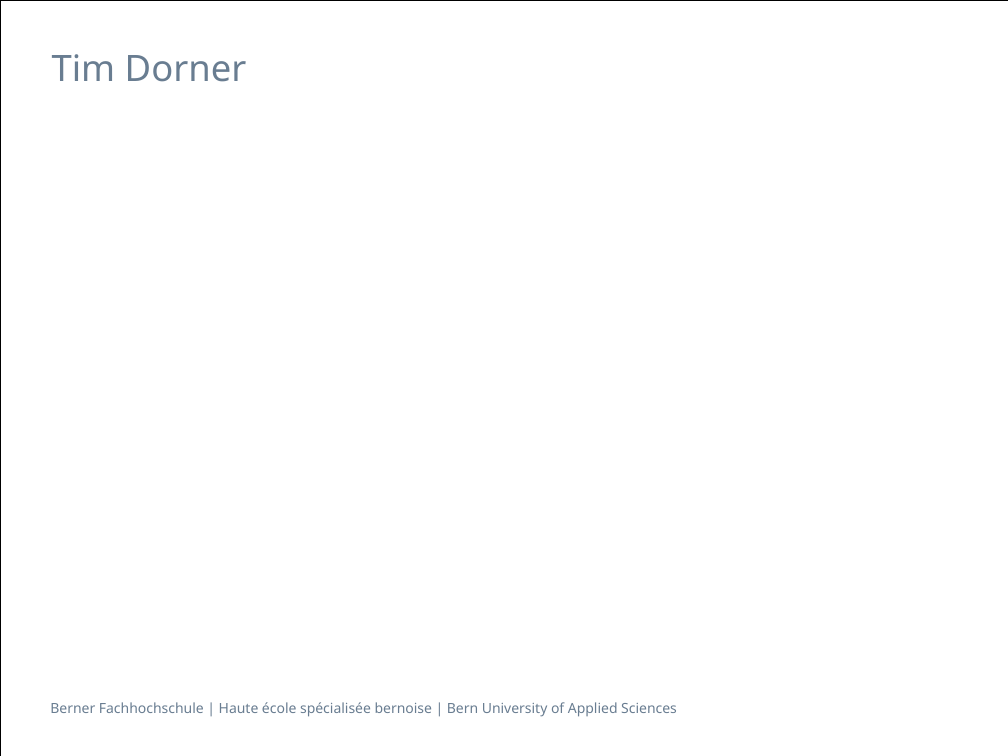
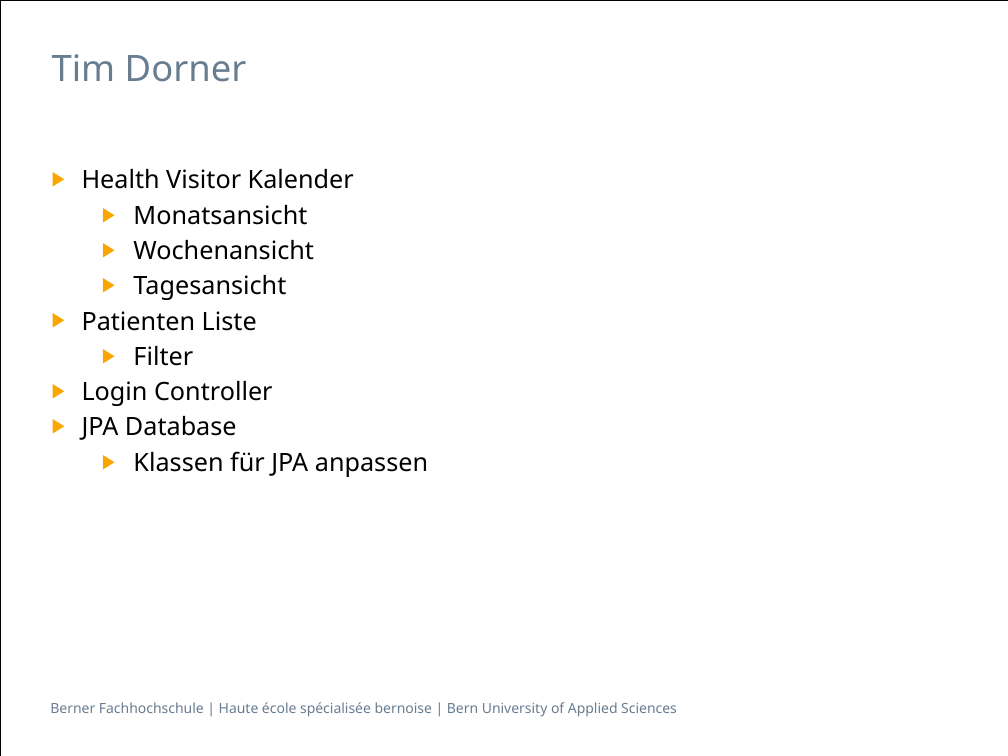
Before and after one commit to isels1/ch.bfh.btx8081.w2015.blue, a slide deck: slide 7 of doc/task14/Task14.pptx. Drawn at 1008x756 pixels with LibreOffice and Linux fonts; fonts in the diff are those of the drawing. Boxes give left, top, right and bottom in pixels: in the first picture for what was removed or moved away, otherwise in the second. Text is boxed around its words. In the diff, an @@ line names an element or a change of style, - is before the commit and + after.

```diff
--- a/doc/task14/Task14.pptx
+++ b/doc/task14/Task14.pptx
@@ text added at bbox=[82, 169, 428, 477], 18 pt, text #000000 @@
+▶ Health Visitor Kalender
+  ▶ Monatsansicht
+  ▶ Wochenansicht
+  ▶ Tagesansicht
+▶ Patienten Liste
+  ▶ Filter
+▶ Login Controller
+▶ JPA Database
+  ▶ Klassen für JPA anpassen
```
Also in this commit, not shown: 2 other slides changed.
